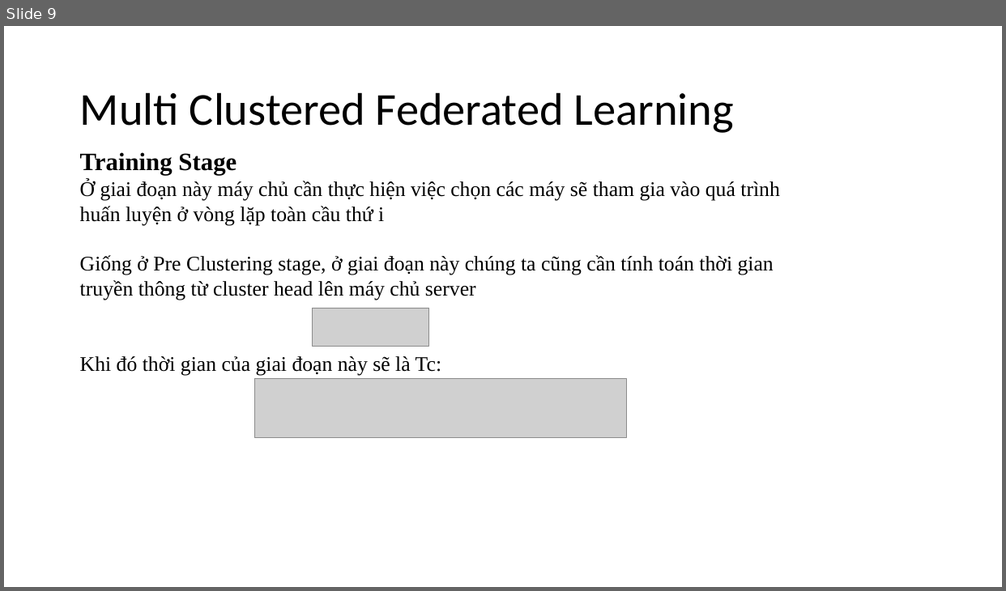
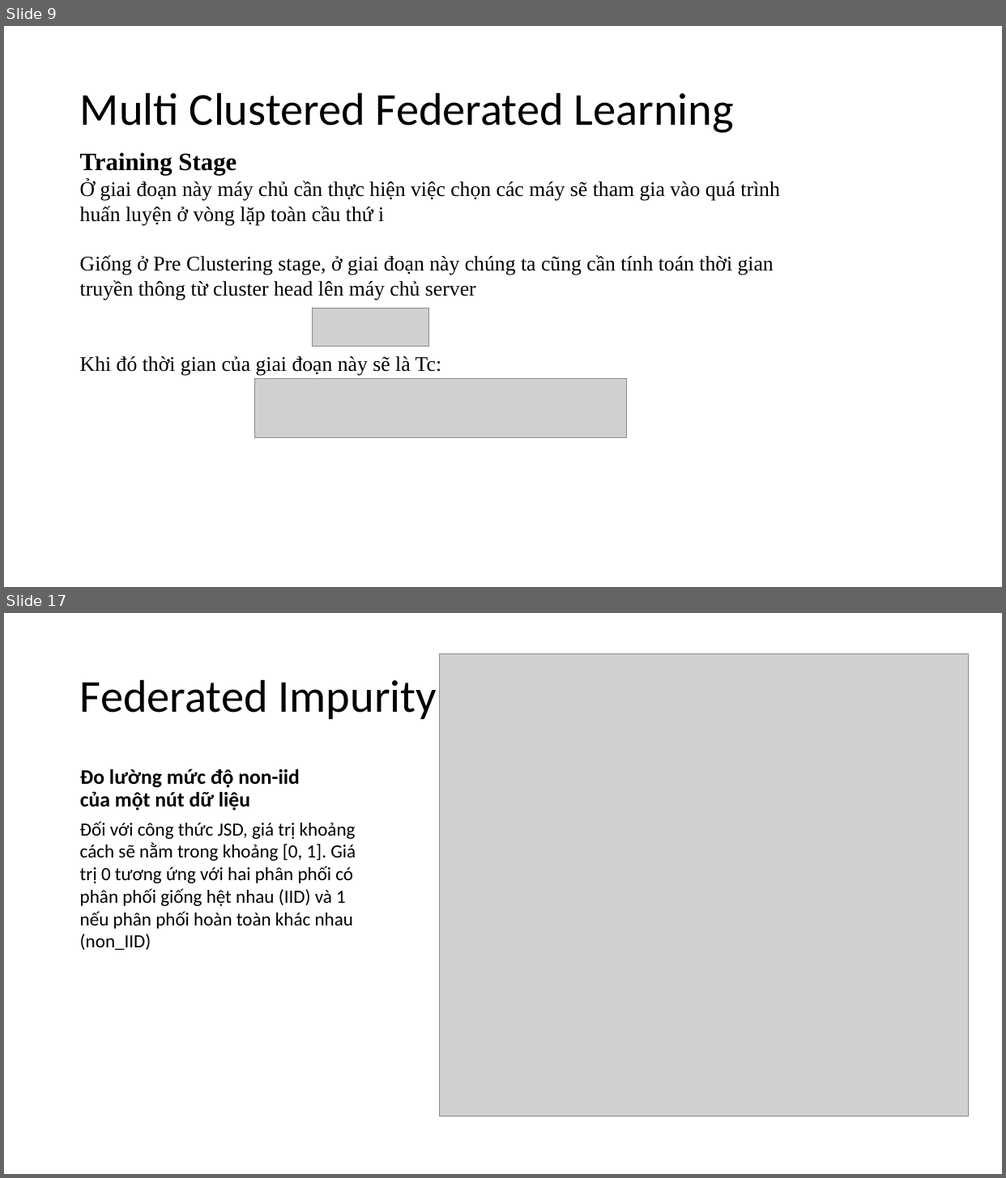
Before and after one commit to HieuHuyNguyenzz/Federated-Learning, a slide deck: Báo cáo FL lần 2/Báo cáo Federated Learning.pptx. Shown one above the other, each under a label of ours: slide 9 before the commit, slides 9 and 17 after it; the slides between them are not shown. The pictures are 1006x591 and 1006x1178 pixels, drawn with LibreOffice and Linux fonts; fonts in the diff are those of the drawing; grey boxes stand for pictures. Boxes give left, top, right and bottom in pixels: in the first picture for what was removed or moved away, otherwise in the second. Text is boxed around its words. In the diff, an @@ line names an element or a change of style, - is before the commit and + after.

```diff
--- a/Báo cáo FL lần 2/Báo cáo Federated Learning.pptx
+++ b/Báo cáo FL lần 2/Báo cáo Federated Learning.pptx
@@ slide 17 added at (4,613,1002,1174), background #FFFFFF @@
@@ picture added at (439,654,968,1116) @@
@@ title added at (80,679,437,719), 44 pt, text #000000 @@
+Federated Impurity
@@ text added at (80,769,300,811), 20 pt, text #000000, bold @@
+Đo lường mức độ non-iid của một nút dữ liệu
@@ text added at (80,821,356,950), 18 pt, text #000000 @@
+Đối với công thức JSD, giá trị khoảng cách sẽ nằm trong khoảng [0, 1]. Giá trị 0 tương ứng với hai phân phối có phân phối giống hệt nhau (IID) và 1 nếu phân phối hoàn toàn khác nhau (non_IID)
```
Also in this commit, not shown: 5 slides changed, 6 other slides added, 2 other files.
